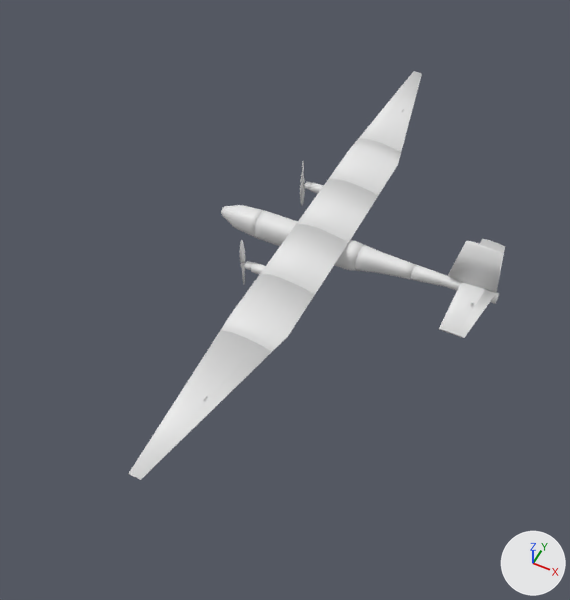
A saved change to the glTF model docs/demo/data/step/18.glb.
Camera for both pictures: a 50 mm camera at (1.52, -2.38, 2.47) aimed at (0.5, -0.35, -0.07). Every picture has the same lights, and +X, +Y and +Z are marked at lower right. The first picture is the older version.
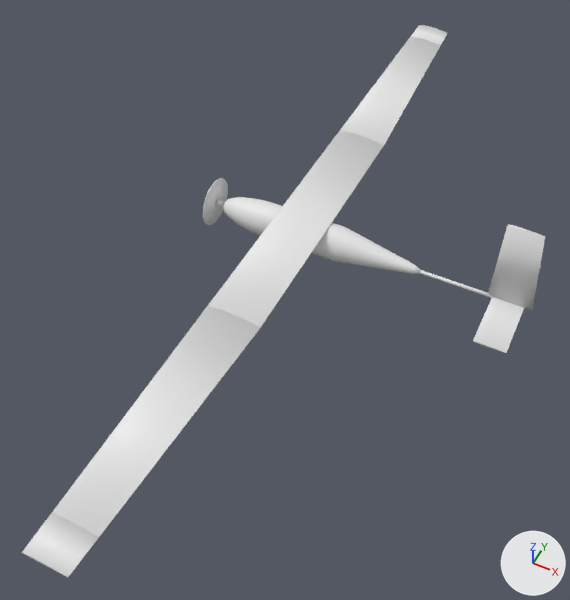
Location of each change, [x1, y1, x2, y2] in pixels of the pictures (570 x 600 px):
'wing', added: after [22, 25, 447, 577]
'aileron_L', reshaped (29% wider, 60% taller): before [138, 345, 272, 480]; after [87, 321, 260, 537]
'wing_L3', deleted: before [128, 330, 259, 478]
'fuselage', added: after [223, 197, 421, 274]
'wing_L1', deleted: before [260, 224, 348, 294]
'wing_L2', deleted: before [220, 274, 301, 344]
'wing_R1', deleted: before [297, 179, 378, 243]
'vtail', added: after [488, 224, 534, 305]
'wing_R2', deleted: before [329, 139, 390, 189]
'aileron_R', reshaped (116% wider, 29% taller): before [391, 73, 422, 152]; after [373, 43, 441, 145]
'rudder', reshaped (23% wider, 76% taller): before [482, 248, 503, 292]; after [519, 232, 545, 310]
'wing_R3', deleted: before [358, 71, 420, 147]
'vstab', deleted: before [448, 241, 492, 288]
'hstab', deleted: before [439, 239, 498, 335]
'htail', added: after [473, 297, 514, 350]
'fuse4', deleted: before [355, 245, 416, 279]
'flap_L', deleted: before [259, 287, 315, 351]
'fuse2', deleted: before [255, 210, 298, 246]
'fuse1', deleted: before [221, 205, 264, 238]
'prop', added: after [203, 178, 228, 225]
'fuse5', deleted: before [411, 265, 499, 304]
'flap_R', deleted: before [366, 147, 401, 196]
'elevator_L', deleted: before [456, 290, 496, 338]
'elevator', added: after [496, 265, 541, 353]
'fuse3', deleted: before [334, 240, 364, 271]
'boom', added: after [420, 270, 520, 307]
'prop_L', deleted: before [240, 240, 245, 285]
'prop_R', deleted: before [300, 161, 305, 206]
'nacelle_L', deleted: before [251, 262, 265, 275]
'nacelle_R', deleted: before [310, 182, 324, 193]
'elevator_R', deleted: before [486, 243, 505, 293]
'motor_L', deleted: before [245, 261, 253, 270]
'motor_R', deleted: before [304, 181, 312, 190]
'motor', added: after [216, 200, 225, 207]
part 3 of me_rudder, deleted: before [482, 248, 503, 292]
part 4 of me_rudder, added: after [519, 232, 545, 310]

Diff of the bpy script that builds the scene:
```diff
--- a/docs/demo/data/step/18.glb.py
+++ b/docs/demo/data/step/18.glb.py
@@ me_aileron_l @@
-me_aileron_l.from_pydata(...)  # 160 vertices, 316 faces; spans x 0.46..0.619, y -1.4..-0.7, z 0.032..0.046
+me_aileron_l.from_pydata(...)  # 96 vertices, 188 faces; spans x 0.441..0.544, y -1.65..-0.65, z 0.081..0.095
+# me_aileron_l part 1: 160 vertices removed from x 0.46..0.619, y -1.4..-0.7, z 0.032..0.046; 96 vertices added at x 0.441..0.544, y -1.65..-0.65, z 0.081..0.095
@@ me_aileron_r @@
-me_aileron_r.from_pydata(...)  # 160 vertices, 316 faces; spans x 0.46..0.619, y 0.7..1.4, z 0.032..0.046
+me_aileron_r.from_pydata(...)  # 96 vertices, 188 faces; spans x 0.441..0.544, y 0.65..1.65, z 0.081..0.095
+# me_aileron_r part 2: 160 vertices removed from x 0.46..0.619, y 0.7..1.4, z 0.032..0.046; 96 vertices added at x 0.441..0.544, y 0.65..1.65, z 0.081..0.095
@@ me_rudder @@
-me_rudder.from_pydata(...)  # 160 vertices, 316 faces; spans x 1.246..1.312, y -0.007..0.007, z 0.034..0.254
+me_rudder.from_pydata(...)  # 96 vertices, 188 faces; spans x 1.382..1.47, y -0.005..0.005, z 0.0..0.4
+# me_rudder part 3: 160 vertices removed from x 1.246..1.312, y -0.007..0.007, z 0.034..0.254
+# me_rudder part 4: 96 vertices added at x 1.382..1.47, y -0.005..0.005, z 0.0..0.4
@@ ob_fuse1 @@
-ob_fuse1 = bpy.data.objects.new('fuse1', me_fuse1)
@@ ob_fuse2 @@
-ob_fuse2 = bpy.data.objects.new('fuse2', me_fuse2)
@@ ob_fuse3 @@
-ob_fuse3 = bpy.data.objects.new('fuse3', me_fuse3)
@@ ob_fuse4 @@
-ob_fuse4 = bpy.data.objects.new('fuse4', me_fuse4)
@@ ob_fuse5 @@
-ob_fuse5 = bpy.data.objects.new('fuse5', me_fuse5)
@@ ob_wing_l1 @@
-ob_wing_l1 = bpy.data.objects.new('wing_L1', me_wing_l1)
@@ ob_wing_l2 @@
-ob_wing_l2 = bpy.data.objects.new('wing_L2', me_wing_l2)
@@ ob_flap_l @@
-ob_flap_l = bpy.data.objects.new('flap_L', me_flap_l)
@@ ob_wing_l3 @@
-ob_wing_l3 = bpy.data.objects.new('wing_L3', me_wing_l3)
@@ ob_wing_r1 @@
-ob_wing_r1 = bpy.data.objects.new('wing_R1', me_wing_r1)
@@ ob_wing_r2 @@
-ob_wing_r2 = bpy.data.objects.new('wing_R2', me_wing_r2)
@@ ob_flap_r @@
-ob_flap_r = bpy.data.objects.new('flap_R', me_flap_r)
@@ ob_wing_r3 @@
-ob_wing_r3 = bpy.data.objects.new('wing_R3', me_wing_r3)
@@ ob_nacelle_l @@
-ob_nacelle_l = bpy.data.objects.new('nacelle_L', me_nacelle_l)
@@ ob_motor_l @@
-ob_motor_l = bpy.data.objects.new('motor_L', me_motor_l)
@@ ob_prop_l @@
-ob_prop_l = bpy.data.objects.new('prop_L', me_prop_l)
@@ ob_nacelle_r @@
-ob_nacelle_r = bpy.data.objects.new('nacelle_R', me_nacelle_r)
@@ ob_motor_r @@
-ob_motor_r = bpy.data.objects.new('motor_R', me_motor_r)
@@ ob_prop_r @@
-ob_prop_r = bpy.data.objects.new('prop_R', me_prop_r)
@@ ob_hstab @@
-ob_hstab = bpy.data.objects.new('hstab', me_hstab)
@@ ob_elevator_l @@
-ob_elevator_l = bpy.data.objects.new('elevator_L', me_elevator_l)
@@ ob_elevator_r @@
-ob_elevator_r = bpy.data.objects.new('elevator_R', me_elevator_r)
@@ ob_vstab @@
-ob_vstab = bpy.data.objects.new('vstab', me_vstab)
@@ ob_prop @@
+ob_prop = bpy.data.objects.new('prop', me_prop)  # a 48-sided cylinder along x spanning x -0.042..-0.038, y -0.114..0.114, z -0.114..0.114
+ob_prop.location = (0.0, 0.0, 0.0)
@@ ob_motor @@
+ob_motor = bpy.data.objects.new('motor', me_motor)  # a 32-sided cylinder along x spanning x -0.029..0.005, y -0.014..0.014, z -0.014..0.014
+ob_motor.location = (0.0, 0.0, 0.0)
@@ ob_boom @@
+ob_boom = bpy.data.objects.new('boom', me_boom)  # 192 vertices, 384 faces; spans x 0.85..1.42, y -0.008..0.008, z -0.008..0.008
+ob_boom.location = (0.0, 0.0, 0.0)
@@ ob_fuselage @@
+ob_fuselage = bpy.data.objects.new('fuselage', me_fuselage)  # 1058 vertices, 2112 faces; spans x 0.0..1.0, y -0.08..0.08, z -0.08..0.08
+ob_fuselage.location = (0.0, 0.0, 0.0)
@@ ob_vtail @@
+ob_vtail = bpy.data.objects.new('vtail', me_vtail)  # 96 vertices, 188 faces; spans x 1.28..1.413, y -0.008..0.008, z 0.0..0.4
+ob_vtail.location = (0.0, 0.0, 0.0)
@@ ob_elevator @@
+ob_elevator = bpy.data.objects.new('elevator', me_elevator)  # 96 vertices, 188 faces; spans x 1.396..1.438, y -0.27..0.27, z -0.003..0.003
+ob_elevator.location = (0.0, 0.0, 0.0)
@@ ob_htail @@
+ob_htail = bpy.data.objects.new('htail', me_htail)  # 96 vertices, 188 faces; spans x 1.3..1.396, y -0.27..0.27, z -0.005..0.005
+ob_htail.location = (0.0, 0.0, 0.0)
@@ ob_wing @@
+ob_wing = bpy.data.objects.new('wing', me_wing)  # 470 vertices, 928 faces; spans x 0.3..0.54, y -1.8..1.8, z 0.08..0.1
+ob_wing.location = (0.0, 0.0, 0.0)
```
